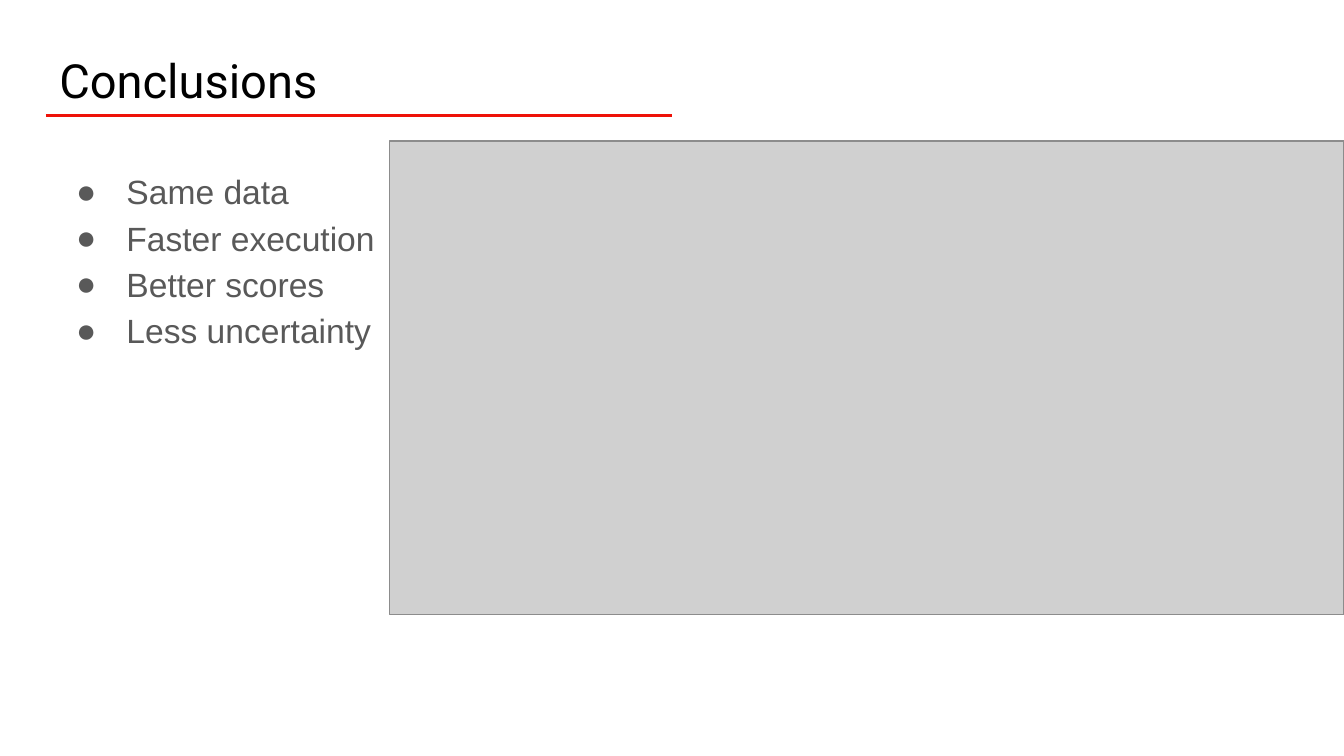
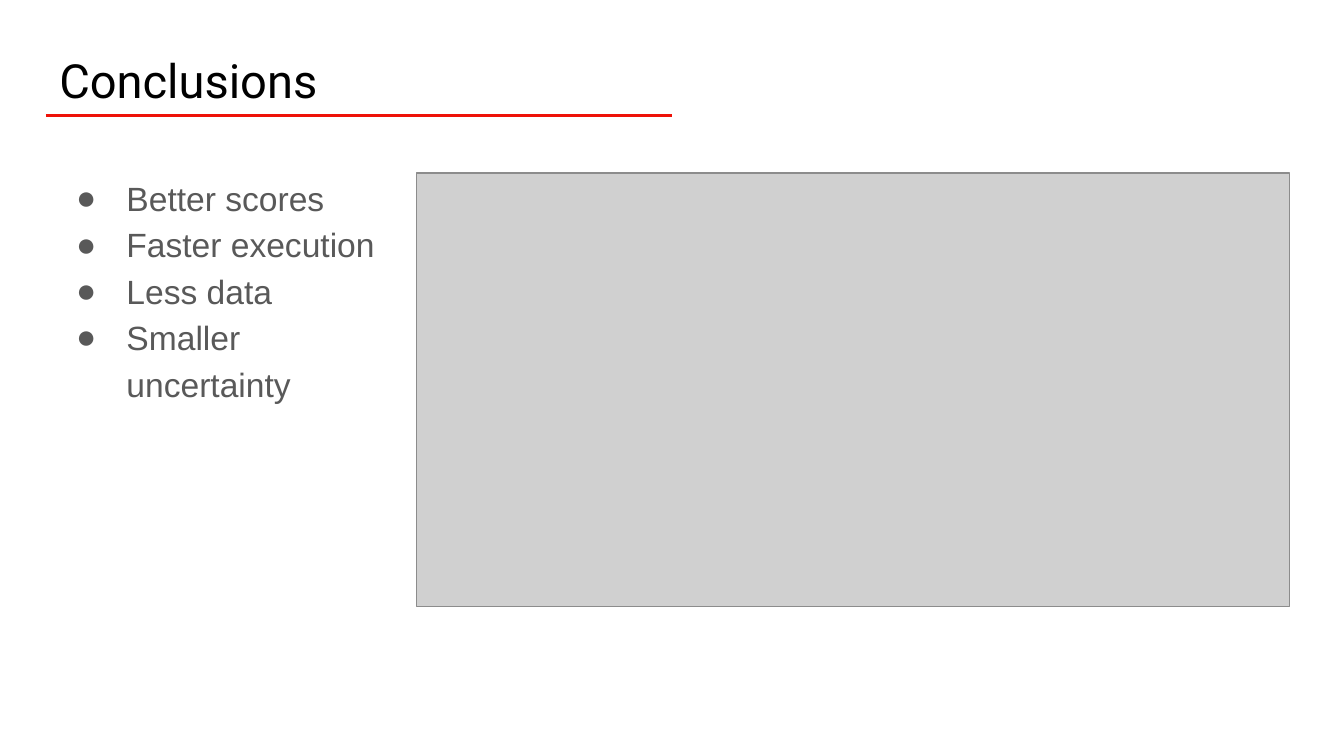
Before and after one commit to amadejp/DS_Project_Feature_Selection, a slide deck: slide 6 of presentation/DS Project presentation.pptx. Drawn at 1344x756 pixels with LibreOffice and Linux fonts; fonts in the diff are those of the drawing; grey boxes stand for pictures. Boxes give left, top, right and bottom in pixels: in the first picture for what was removed or moved away, otherwise in the second. Text is boxed around its words. In the diff, an @@ line names an element or a change of style, - is before the commit and + after.

```diff
--- a/presentation/DS Project presentation.pptx
+++ b/presentation/DS Project presentation.pptx
@@ text "Better scores": place and size @@
-text "Better scores" at (126, 179, 375, 350)
+text "Better scores" at (126, 188, 375, 403)
@@ picture: place and size @@
-picture at (390, 141, 1344, 614)
+picture at (417, 173, 1290, 606)
@@ text at (126, 188, 324, 212): text changed @@
-● Same data
+● Better scores
@@ text at (126, 279, 290, 403): text changed @@
-● Better scores
-● Less uncertainty
+● Less data
+● Smaller uncertainty
```
Also in this commit, not shown: 3 other slides changed, 1 other file.
